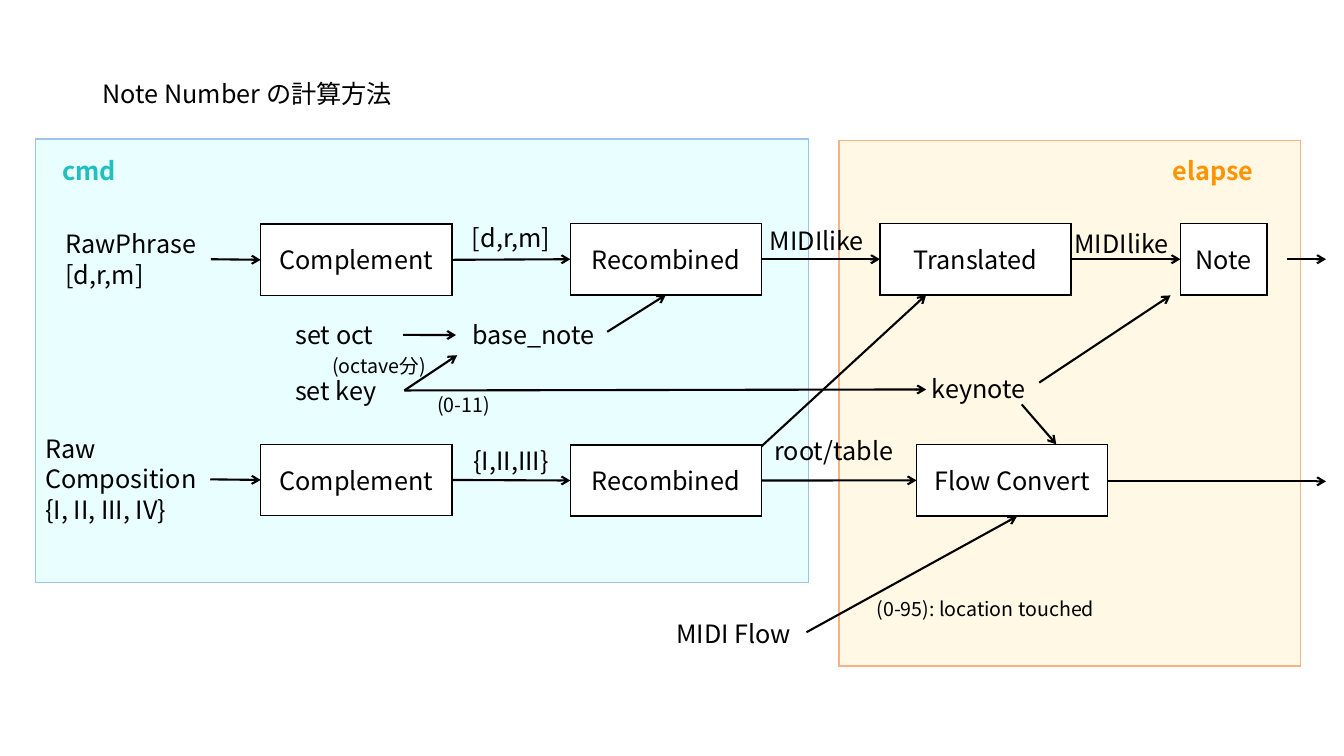
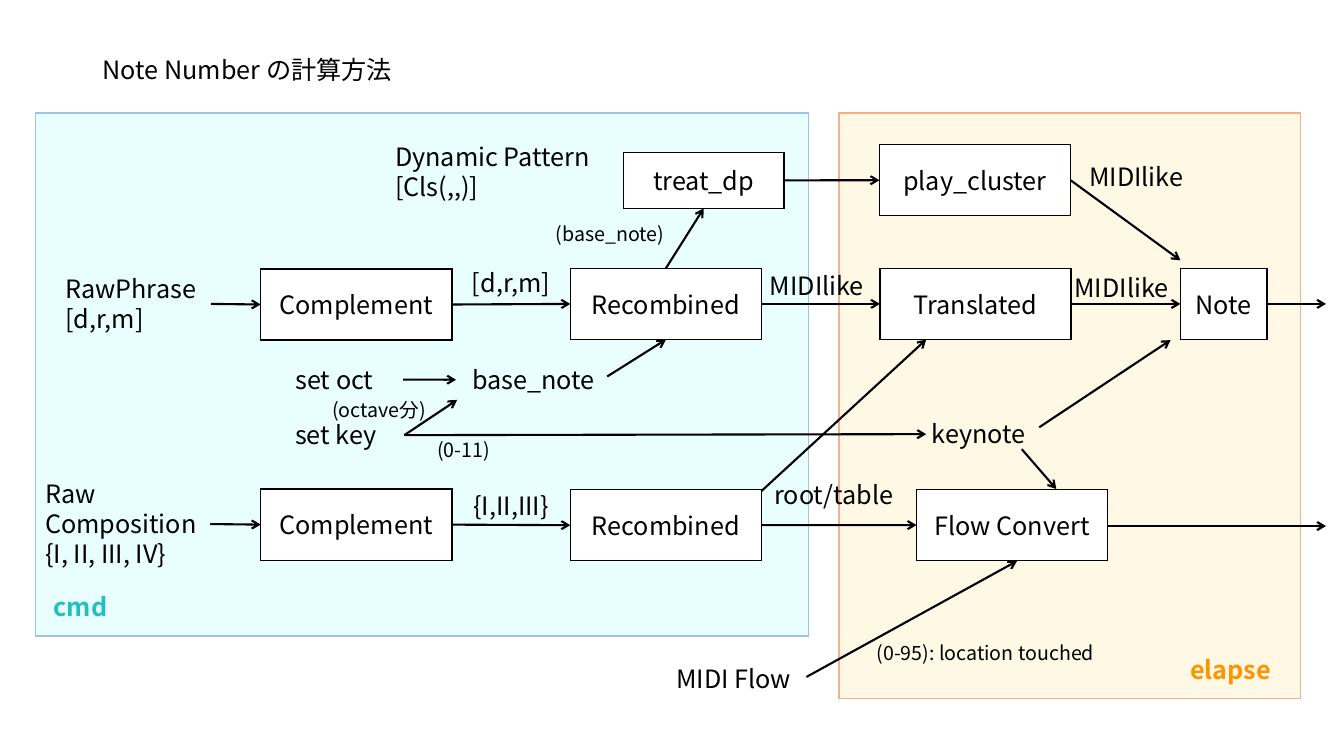
Before and after one commit to hasebems/Loopian_Rust, a slide deck: slide 5 of doc/design.pptx. Drawn at 1344x756 pixels with LibreOffice and Linux fonts; fonts in the diff are those of the drawing. Boxes give left, top, right and bottom in pixels: in the first picture for what was removed or moved away, otherwise in the second. Text is boxed around its words. In the diff, an @@ line names an element or a change of style, - is before the commit and + after.

```diff
--- a/doc/design.pptx
+++ b/doc/design.pptx
@@ text "Note Number の計算方法": place and size @@
-text "Note Number の計算方法" at <box>103,81,392,105</box>
+text "Note Number の計算方法" at <box>103,57,392,81</box>
@@ rectangle: place and size @@
-rectangle at <box>35,139,809,583</box>
+rectangle at <box>35,113,809,636</box>
@@ rectangle: place and size @@
-rectangle at <box>839,140,1301,666</box>
+rectangle at <box>839,113,1301,699</box>
@@ text added at <box>395,146,590,201</box>, 18 pt, text #000000 @@
+Dynamic Pattern
+[Cls(,,)]
@@ rectangle added at <box>879,144,1071,216</box>, fill #FFFFFF, outline #000000 1 pt, 18 pt, text #000000 @@
+play_cluster
@@ rectangle added at <box>624,152,784,209</box>, fill #FFFFFF, outline #000000 1 pt, 18 pt, text #000000 @@
+treat_dp
@@ text added at <box>1089,166,1183,187</box>, 18 pt, text #000000 @@
+MIDIlike
@@ arrow added from (666, 268) to (704, 209), #000000 1.5 pt @@
@@ arrow added from (784, 180) to (879, 180), #000000 1.5 pt @@
@@ arrow added from (1071, 180) to (1181, 260), #000000 1.5 pt @@
@@ text added at <box>556,225,665,245</box>, 14 pt, text #000000 @@
+(base_note)
@@ 16 arrows, 15 texts, 7 rectangles: place and size @@
-16 arrows, 15 texts, 7 rectangles at <box>45,224,1327,644</box>
+16 arrows, 15 texts, 7 rectangles at <box>45,268,1327,689</box>
@@ arrow moved from (1288, 259) - (1327, 259) to (1267, 304) - (1327, 304) @@
@@ text "cmd": place and size @@
-text "cmd" at <box>62,160,116,181</box>
+text "cmd" at <box>54,596,108,617</box>
@@ text "elapse": place and size @@
-text "elapse" at <box>1173,160,1254,186</box>
+text "elapse" at <box>1190,659,1271,685</box>
```
Also in this commit, not shown: 5 other files.
